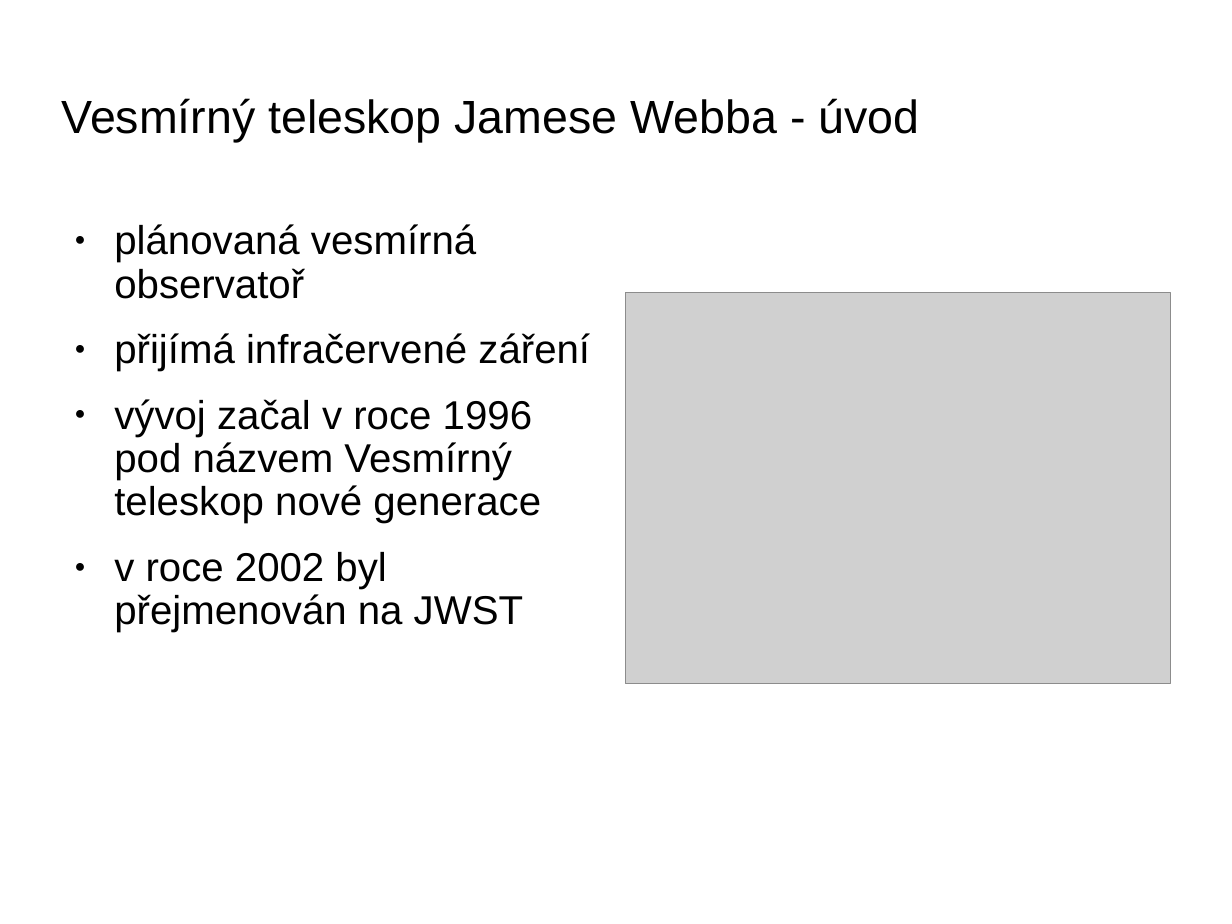
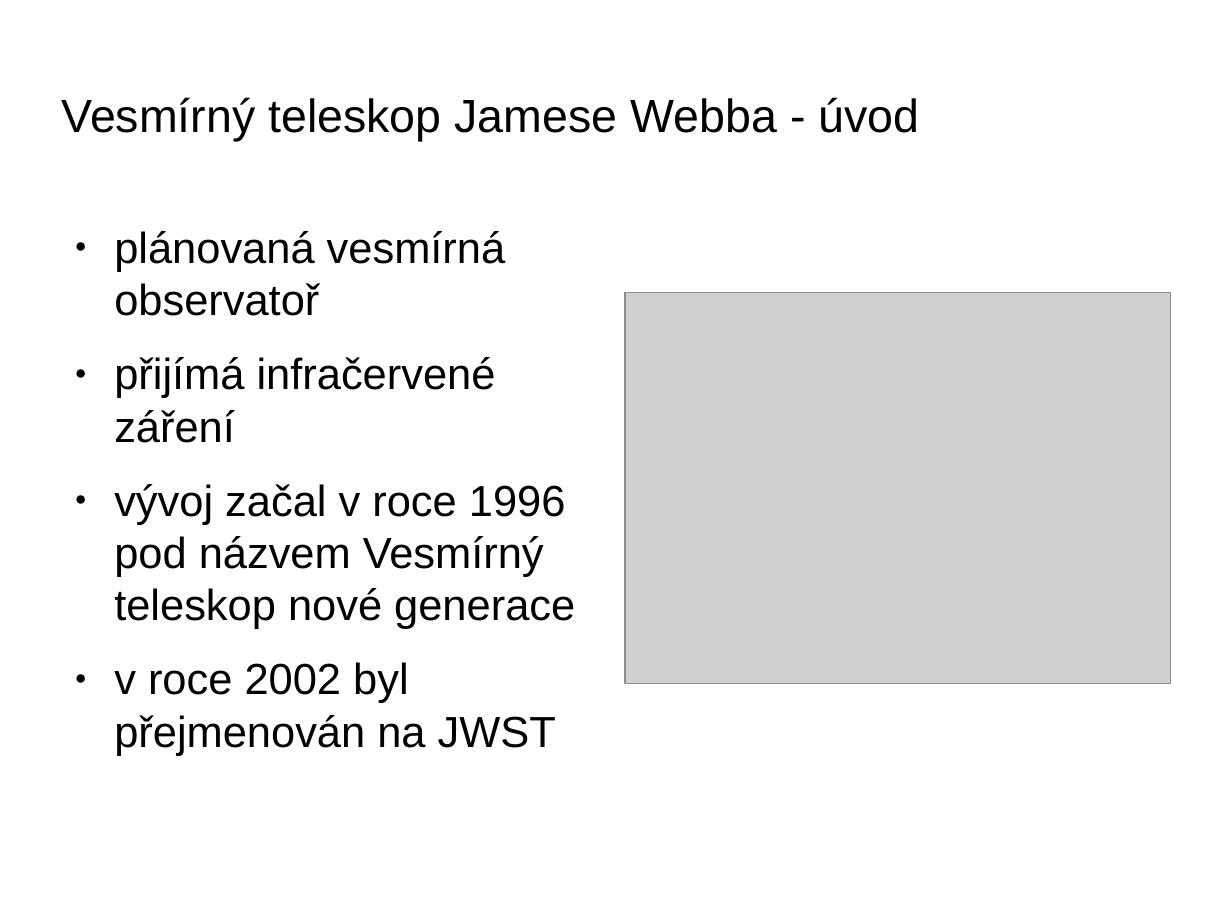
Before and after one commit to fast4shoot/FYO2015, a slide deck: slide 11 of slides/slides.odp (slide 5 before the commit). Drawn at 1232x924 pixels with LibreOffice and Linux fonts; fonts in the diff are those of the drawing; grey boxes stand for pictures; background and template pictures are left out. Boxes give left, top, right and bottom in pixels: in the first picture for what was removed or moved away, otherwise in the second. Text is boxed around its words. In the diff, an @@ line names an element or a change of style, - is before the commit and + after.

```diff
--- a/slides/slides.odp
+++ b/slides/slides.odp
@@ text "plánovaná vesmírná observatoř" at (x1=114, y1=231, x2=575, y2=756): size 25.9 to 28 pt; line spacing 0.9 to 1 @@
```
Also in this commit, not shown: 2 other slides changed, 6 slides added, 5 other files.
